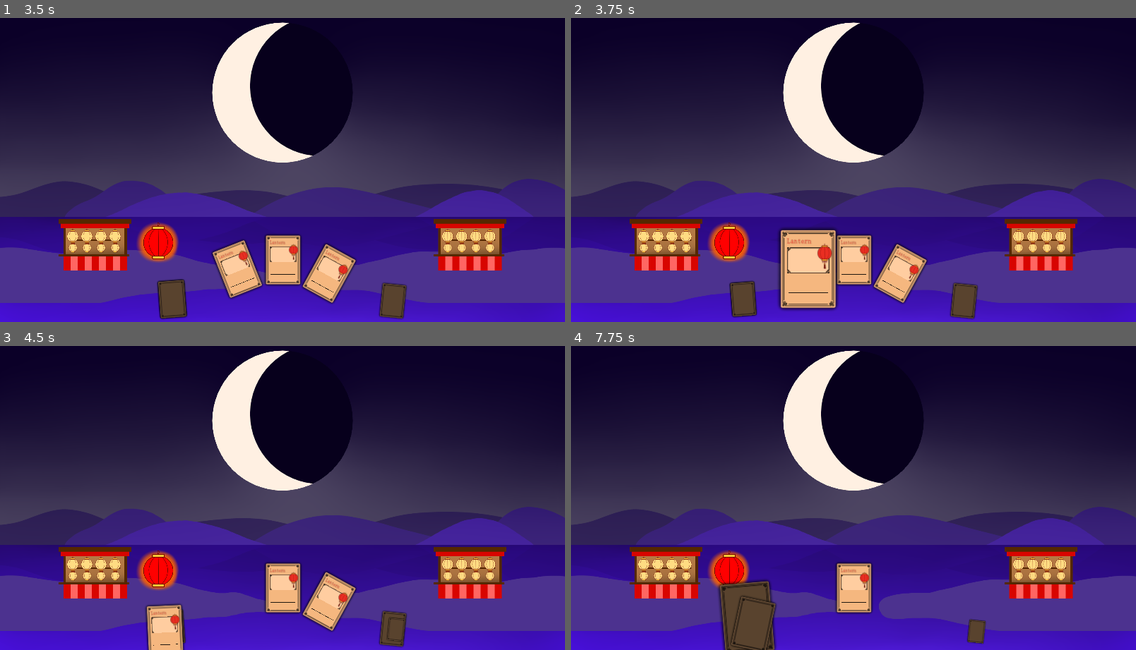
Above: before the commit, frames 1-4 (two rows, left to right).
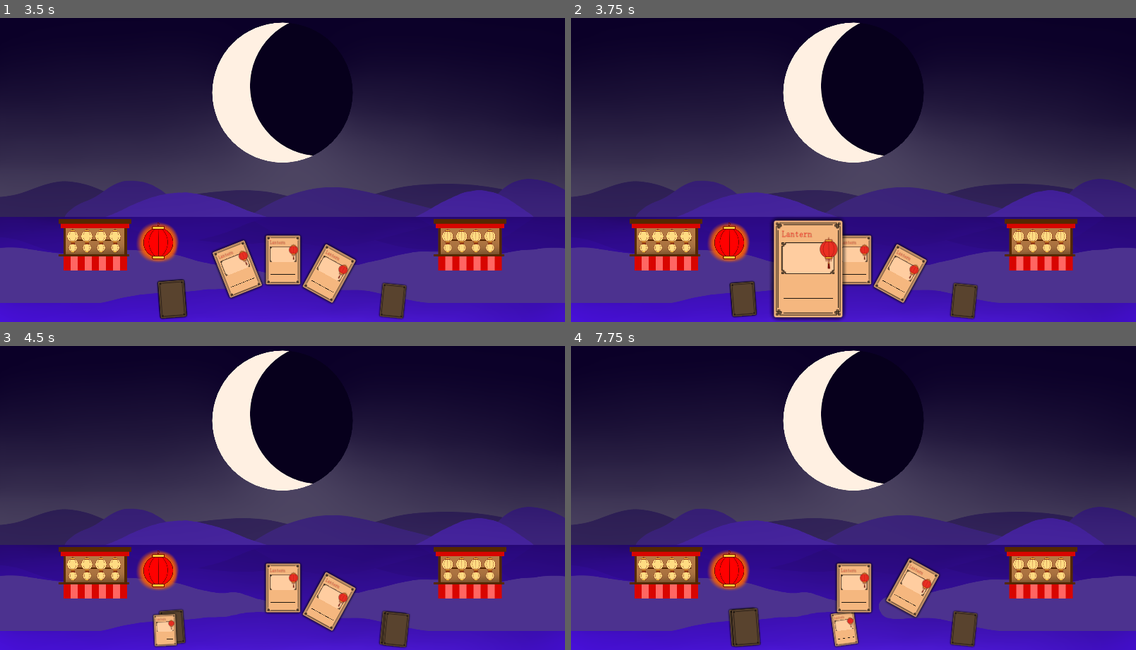
Above: after the commit, the same moments.

Repository: CiaranWoodward/LD52
Game: Godot game, scene res://Level/Level.tscn
Two runs of this game, one before a commit and one after it. Both use one fixed random seed, a clock stepped at 60 frames per second and the inputs below.
Inputs (mouse positions are in pixels of both pictures, inside the frame that each line leads up to):
- Up to frame 1 (3.5 s): tap Enter at 0.5, 2 s; move the mouse to (169, 297) at 0.52 s; click (169, 297) at 0.67 s; tap Space at 1.25, 2.75 s; click (169, 297) at 1.42 s; click (169, 297) at 2.17 s; click (169, 297) at 2.92 s
- Up to frame 2 (3.75 s): tap Enter at 3.5 s; move the mouse to (808, 270) at 3.52 s; click (808, 270) at 3.67 s
- Up to frame 3 (4.5 s): move the mouse to (378, 625) at 4.27 s; click (378, 625) at 4.42 s
- Up to frame 4 (7.75 s): move the mouse to (813, 595) at 5.02 s; click (813, 595) at 5.17 s; move the mouse to (740, 625) at 5.77 s; click (740, 625) at 5.92 s; move the mouse to (910, 628) at 6.52 s; click (910, 628) at 6.67 s; move the mouse to (751, 625) at 7.27 s; click (751, 625) at 7.42 s

Frame 1 is identical in both runs. In frame 2, 3.0% of the frame differs, in the area x 35-49%, y 65-100%; in frame 3, 1.0%; in frame 4, 3.9%, in the area x 26-74%, y 69-100%.

Commit message:
Fix scaling issue and card order in draw pile

Diff:
--- a/Cards/Card.gd
+++ b/Cards/Card.gd
@@ -43,6 +43,7 @@
 			grow_card()
 	else:
 		$Scaler/CardBack.visible = true
+		Global.unhover_card(self)
 		z_index = 0
 		if mouse_over && !mousehover_ignore:
 			grow_card()
@@ -59,10 +60,12 @@
 		return
 	var pos = global_position
 	var rot = global_rotation
+	var scale_ = global_scale
 	get_parent().remove_child(self)
 	target.add_child(self)
 	global_position = pos
 	global_rotation = rot
+	global_scale = scale_
 
 func reseat_to(target, delay=0.0, offset=Vector2.ZERO, rotationoffset=0.0, callback=null):
 	reseat_target = target
@@ -84,6 +87,7 @@
 	if is_instance_valid(reseat_target) && reseat_target != get_parent():
 		position = reseat_offset
 		rotation = reseat_rotationoffset
+		scale = Vector2.ONE
 		get_parent().remove_child(self)
 		reseat_target.add_child(self)
 	if is_instance_valid(reseat_callback):
--- a/Shop/Shop.tscn
+++ b/Shop/Shop.tscn
@@ -1,9 +1,10 @@
-[gd_scene load_steps=5 format=2]
+[gd_scene load_steps=6 format=2]
 
 [ext_resource path="res://Graphics/e0000.png" type="Texture" id=1]
 [ext_resource path="res://Shop/CardHolder.tscn" type="PackedScene" id=2]
 [ext_resource path="res://Shop/ShopFloor.tscn" type="PackedScene" id=3]
 [ext_resource path="res://Graphics/Cards/frame0000.png" type="Texture" id=4]
+[ext_resource path="res://Shop/DeckScroller.gd" type="Script" id=5]
 
 [node name="Shop" type="Control"]
 anchor_right = 1.0
@@ -73,7 +74,7 @@
 align = 1
 valign = 1
 
-[node name="ScrollContainer" type="ScrollContainer" parent="GreyOut/Backing/VBoxContainer/Deck/VBoxContainer"]
+[node name="DeckScroller" type="ScrollContainer" parent="GreyOut/Backing/VBoxContainer/Deck/VBoxContainer"]
 margin_top = 44.0
 margin_right = 1278.0
 margin_bottom = 574.0
@@ -82,8 +83,9 @@
 rect_min_size = Vector2( 0, 530 )
 mouse_filter = 2
 scroll_horizontal_enabled = false
+script = ExtResource( 5 )
 
-[node name="GridContainer" type="GridContainer" parent="GreyOut/Backing/VBoxContainer/Deck/VBoxContainer/ScrollContainer"]
+[node name="GridContainer" type="GridContainer" parent="GreyOut/Backing/VBoxContainer/Deck/VBoxContainer/DeckScroller"]
 margin_right = 1266.0
 margin_bottom = 1028.0
 grow_horizontal = 2
@@ -91,57 +93,57 @@
 mouse_filter = 2
 columns = 5
 
-[node name="Card1" parent="GreyOut/Backing/VBoxContainer/Deck/VBoxContainer/ScrollContainer/GridContainer" instance=ExtResource( 2 )]
+[node name="Card1" parent="GreyOut/Backing/VBoxContainer/Deck/VBoxContainer/DeckScroller/GridContainer" instance=ExtResource( 2 )]
 
-[node name="Card2" parent="GreyOut/Backing/VBoxContainer/Deck/VBoxContainer/ScrollContainer/GridContainer" instance=ExtResource( 2 )]
+[node name="Card2" parent="GreyOut/Backing/VBoxContainer/Deck/VBoxContainer/DeckScroller/GridContainer" instance=ExtResource( 2 )]
 margin_left = 254.0
 margin_right = 504.0
 
-[node name="Card3" parent="GreyOut/Backing/VBoxContainer/Deck/VBoxContainer/ScrollContainer/GridContainer" instance=ExtResource( 2 )]
+[node name="Card3" parent="GreyOut/Backing/VBoxContainer/Deck/VBoxContainer/DeckScroller/GridContainer" instance=ExtResource( 2 )]
 margin_left = 508.0
 margin_right = 758.0
 
-[node name="Card4" parent="GreyOut/Backing/VBoxContainer/Deck/VBoxContainer/ScrollContainer/GridContainer" instance=ExtResource( 2 )]
+[node name="Card4" parent="GreyOut/Backing/VBoxContainer/Deck/VBoxContainer/DeckScroller/GridContainer" instance=ExtResource( 2 )]
 margin_left = 762.0
 margin_right = 1012.0
 
-[node name="Card5" parent="GreyOut/Backing/VBoxContainer/Deck/VBoxContainer/ScrollContainer/GridContainer" instance=ExtResource( 2 )]
+[node name="Card5" parent="GreyOut/Backing/VBoxContainer/Deck/VBoxContainer/DeckScroller/GridContainer" instance=ExtResource( 2 )]
 margin_left = 1016.0
 margin_right = 1266.0
 
-[node name="Card6" parent="GreyOut/Backing/VBoxContainer/Deck/VBoxContainer/ScrollContainer/GridContainer" instance=ExtResource( 2 )]
+[node name="Card6" parent="GreyOut/Backing/VBoxContainer/Deck/VBoxContainer/DeckScroller/GridContainer" instance=ExtResource( 2 )]
 margin_top = 344.0
 margin_bottom = 684.0
 
-[node name="Card7" parent="GreyOut/Backing/VBoxContainer/Deck/VBoxContainer/ScrollContainer/GridContainer" instance=ExtResource( 2 )]
+[node name="Card7" parent="GreyOut/Backing/VBoxContainer/Deck/VBoxContainer/DeckScroller/GridContainer" instance=ExtResource( 2 )]
 margin_left = 254.0
 margin_top = 344.0
 margin_right = 504.0
 margin_bottom = 684.0
 
-[node name="Card8" parent="GreyOut/Backing/VBoxContainer/Deck/VBoxContainer/ScrollContainer/GridContainer" instance=ExtResource( 2 )]
+[node name="Card8" parent="GreyOut/Backing/VBoxContainer/Deck/VBoxContainer/DeckScroller/GridContainer" instance=ExtResource( 2 )]
 margin_left = 508.0
 margin_top = 344.0
 margin_right = 758.0
 margin_bottom = 684.0
 
-[node name="Card9" parent="GreyOut/Backing/VBoxContainer/Deck/VBoxContainer/ScrollContainer/GridContainer" instance=ExtResource( 2 )]
+[node name="Card9" parent="GreyOut/Backing/VBoxContainer/Deck/VBoxContainer/DeckScroller/GridContainer" instance=ExtResource( 2 )]
 margin_left = 762.0
 margin_top = 344.0
 margin_right = 1012.0
 margin_bottom = 684.0
 
-[node name="Card10" parent="GreyOut/Backing/VBoxContainer/Deck/VBoxContainer/ScrollContainer/GridContainer" instance=ExtResource( 2 )]
+[node name="Card10" parent="GreyOut/Backing/VBoxContainer/Deck/VBoxContainer/DeckScroller/GridContainer" instance=ExtResource( 2 )]
 margin_left = 1016.0
 margin_top = 344.0
 margin_right = 1266.0
 margin_bottom = 684.0
 
-[node name="Card11" parent="GreyOut/Backing/VBoxContainer/Deck/VBoxContainer/ScrollContainer/GridContainer" instance=ExtResource( 2 )]
+[node name="Card11" parent="GreyOut/Backing/VBoxContainer/Deck/VBoxContainer/DeckScroller/GridContainer" instance=ExtResource( 2 )]
 margin_top = 688.0
 margin_bottom = 1028.0
 
-[node name="Card12" parent="GreyOut/Backing/VBoxContainer/Deck/VBoxContainer/ScrollContainer/GridContainer" instance=ExtResource( 2 )]
+[node name="Card12" parent="GreyOut/Backing/VBoxContainer/Deck/VBoxContainer/DeckScroller/GridContainer" instance=ExtResource( 2 )]
 margin_left = 254.0
 margin_top = 688.0
 margin_right = 504.0
--- a/UI/DrawPile.gd
+++ b/UI/DrawPile.gd
@@ -44,6 +44,7 @@
 		var rotate_offset = rand_range(-rand_rotation, rand_rotation)
 		var reseat_time
 		curcount += 1
+		card.instant_transfer(self)
 		reseat_time = card.reseat_to(self, delay, offset, rotate_offset)
 		if reseat_time > longest_delay:
 			longest_delay = reseat_time
@@ -56,7 +57,8 @@
 	emit_signal("cards_added")
 
 func get_next_card() -> Card:
-	if get_count() == 0:
+	var ccount = get_count()
+	if ccount == 0:
 		return null
-	var retcard: Card = get_child(0)
+	var retcard: Card = get_child(ccount-1)
 	return retcard
--- a/UI/HUD.tscn
+++ b/UI/HUD.tscn
@@ -32,14 +32,12 @@
 
 [node name="Card" parent="Hand/1" instance=ExtResource( 1 )]
 position = Vector2( -15.1738, -2.42236 )
-growScale = 1.6
 
 [node name="2" type="Position2D" parent="Hand"]
 position = Vector2( 11, -33.5 )
 
 [node name="Card2" parent="Hand/2" instance=ExtResource( 1 )]
 position = Vector2( -9.88892, -3.16666 )
-growScale = 1.6
 
 [node name="3" type="Position2D" parent="Hand"]
 position = Vector2( 112, -37 )
@@ -47,7 +45,6 @@
 
 [node name="Card3" parent="Hand/3" instance=ExtResource( 1 )]
 position = Vector2( -8.25336, 34.0915 )
-growScale = 1.6
 
 [node name="DiscardPile" type="Position2D" parent="."]
 position = Vector2( 1335, 1007 )
--- a/project.godot
+++ b/project.godot
@@ -43,6 +43,23 @@
 
 common/drop_mouse_on_gui_input_disabled=true
 
+[input]
+
+scroll_up={
+"deadzone": 0.5,
+"events": [ Object(InputEventKey,"resource_local_to_scene":false,"resource_name":"","device":0,"alt":false,"shift":false,"control":false,"meta":false,"command":false,"pressed":false,"scancode":16777232,"physical_scancode":0,"unicode":0,"echo":false,"script":null)
+, Object(InputEventKey,"resource_local_to_scene":false,"resource_name":"","device":0,"alt":false,"shift":false,"control":false,"meta":false,"command":false,"pressed":false,"scancode":87,"physical_scancode":0,"unicode":0,"echo":false,"script":null)
+, Object(InputEventMouseButton,"resource_local_to_scene":false,"resource_name":"","device":-1,"alt":false,"shift":false,"control":false,"meta":false,"command":false,"button_mask":0,"position":Vector2( 0, 0 ),"global_position":Vector2( 0, 0 ),"factor":1.0,"button_index":4,"pressed":false,"doubleclick":false,"script":null)
+ ]
+}
+scroll_down={
+"deadzone": 0.5,
+"events": [ Object(InputEventKey,"resource_local_to_scene":false,"resource_name":"","device":0,"alt":false,"shift":false,"control":false,"meta":false,"command":false,"pressed":false,"scancode":16777234,"physical_scancode":0,"unicode":0,"echo":false,"script":null)
+, Object(InputEventKey,"resource_local_to_scene":false,"resource_name":"","device":0,"alt":false,"shift":false,"control":false,"meta":false,"command":false,"pressed":false,"scancode":83,"physical_scancode":0,"unicode":0,"echo":false,"script":null)
+, Object(InputEventMouseButton,"resource_local_to_scene":false,"resource_name":"","device":-1,"alt":false,"shift":false,"control":false,"meta":false,"command":false,"button_mask":0,"position":Vector2( 0, 0 ),"global_position":Vector2( 0, 0 ),"factor":1.0,"button_index":5,"pressed":false,"doubleclick":false,"script":null)
+ ]
+}
+
 [layer_names]
 
 2d_physics/layer_1="MouseInteraction"
